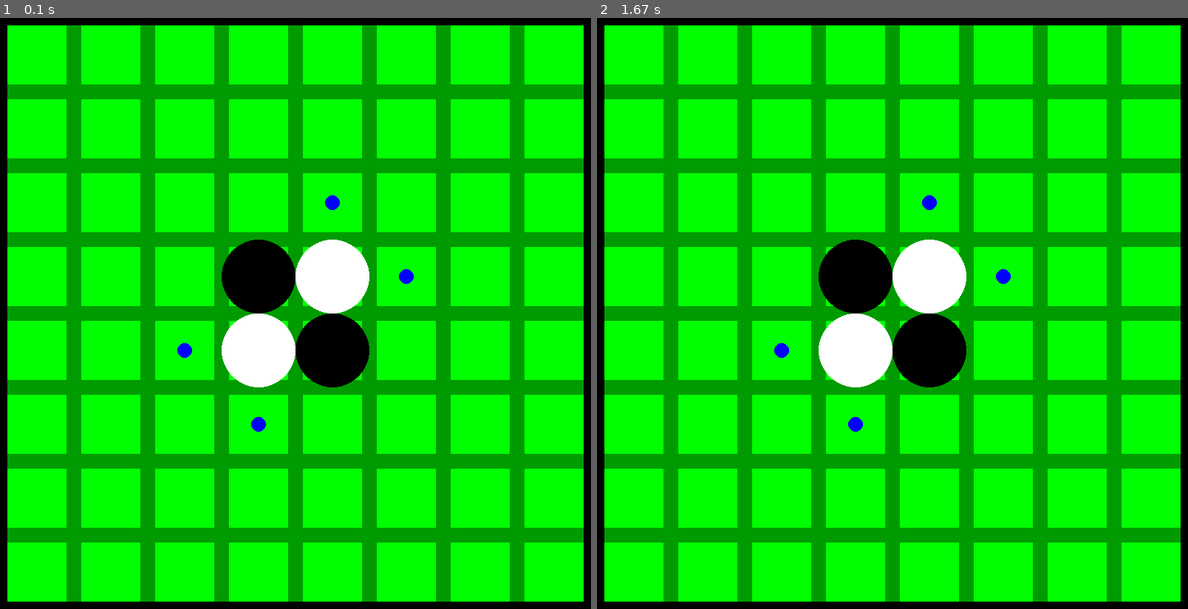
Above: before the commit, frames 1-2 (left to right).
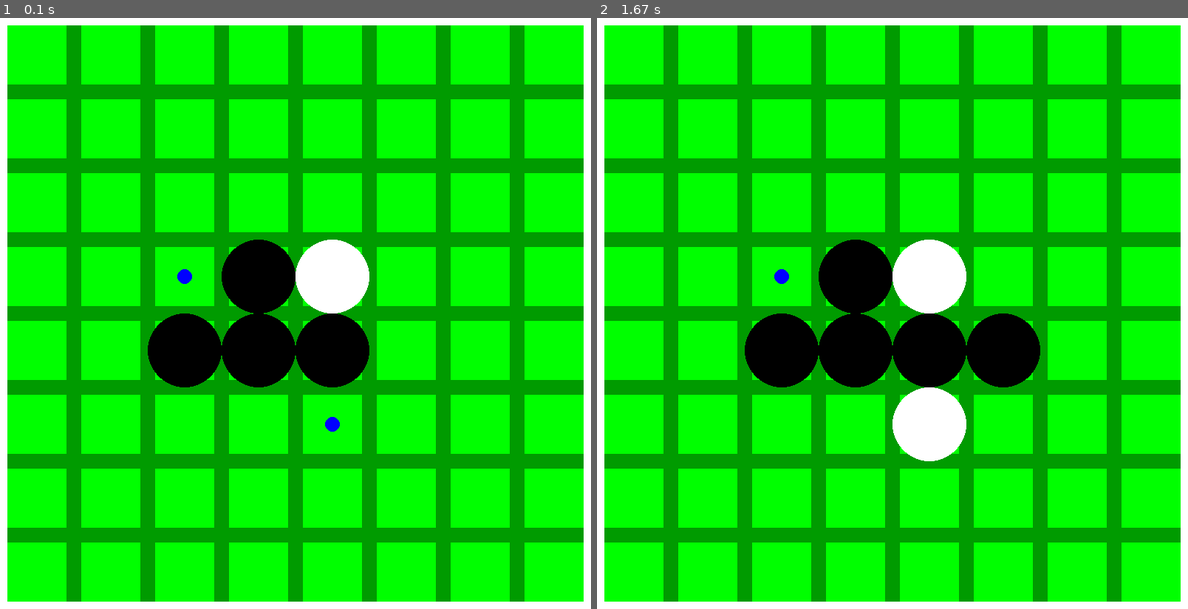
Above: after the commit, the same moments.

Repository: sillypantscoder/random_python_stuff
Game: pygame game, started from reversi.py
Same seed, same stepped clock (60 frames per second), same inputs: the game is played once before the commit and once after it.
Inputs (mouse positions are in pixels of both pictures, inside the frame that each line leads up to):
- Up to frame 1 (0.1 s): no input
- Up to frame 2 (1.67 s): click (892, 313) at 0.38 s; click (951, 443) at 0.72 s

The runs differ from the first frame. In frame 1, 7.6% of the frame differs, in the area x 0-100%, y 0-100%; in frame 2, 10%.

Commit message:
Added multi-Reversi script

Diff:
--- /dev/null
+++ b/multi_reversi.py
@@ -0,0 +1,186 @@
+import subprocess
+import sys
+
+winners = {
+	"BLACK": 0,
+	"WHITE": 0,
+	"TIE": 0
+}
+
+def game():
+	import random
+	import os
+
+	# Board status constants
+	EMPTY = 0
+	BLACKTILE = 1
+	WHITETILE = 2
+
+	# Set up the board
+	boardsize = 8
+	class Board:
+		def __init__(self, copy: "Board | None" = None):
+			if copy != None:
+				self.board = [[copy.board[i][j] for j in range(boardsize)] for i in range(boardsize)]
+			else:
+				self.board = [[EMPTY for x in range(boardsize)] for y in range(boardsize)]
+				# Make 4 initial moves
+				self.board[boardsize//2 - 1][boardsize//2 - 1] = BLACKTILE
+				self.board[boardsize//2 - 1][boardsize//2] = WHITETILE
+				self.board[boardsize//2][boardsize//2 - 1] = WHITETILE
+				self.board[boardsize//2][boardsize//2] = BLACKTILE
+		def makeMove(self, selfTile, x: int, y: int):
+			enemyTile = BLACKTILE if selfTile == WHITETILE else WHITETILE
+			self.board[x][y] = selfTile
+			# Check for captures
+			for offset in [[0, -1], [0, 1], [-1, 0], [1, 0]]:
+				currentPos = [x + offset[0], y + offset[1]]
+				found = 1
+				while True:
+					# Check if currentPos is outside board
+					if currentPos[0] < 0 or currentPos[0] >= boardsize or currentPos[1] < 0 or currentPos[1] >= boardsize:
+						break
+					if self.board[currentPos[0]][currentPos[1]] == enemyTile:
+						if found == -1:
+							self.board[currentPos[0]][currentPos[1]] = selfTile
+						currentPos[0] += offset[0] * found
+						currentPos[1] += offset[1] * found
+					elif self.board[currentPos[0]][currentPos[1]] == selfTile:
+						# Capture all tiles inbetween
+						found *= -1
+						currentPos[0] += offset[0] * found
+						currentPos[1] += offset[1] * found
+					elif self.board[currentPos[0]][currentPos[1]] == EMPTY:
+						break
+					# Check if currentPos is original position
+					if currentPos[0] == x and currentPos[1] == y:
+						break
+		def isValidMove(self, selfTile, x: int, y: int):
+			# Make sure tile is empty
+			if self.board[x][y] != EMPTY:
+				return False
+			# Copy the board, make the move, and check if the move is valid
+			boardCopy = Board(self)
+			boardCopy.makeMove(selfTile, x, y)
+			boardCopy[x][y] = self[x][y]
+			return boardCopy != self
+		def getValidMoves(self, selfTile):
+			moves = []
+			for x in range(boardsize):
+				for y in range(boardsize):
+					if self.isValidMove(selfTile, x, y):
+						moves.append([x, y])
+			return moves
+		def getScore(self, selfTile):
+			score = 0
+			for x in range(boardsize):
+				for y in range(boardsize):
+					if self.board[x][y] == selfTile:
+						score += 1
+			return score
+		def __getitem__(self, key: int):
+			return self.board[key]
+		def __eq__(self, other):
+			if other == None: return False
+			return self.board == other.board
+	BOARD = Board()
+	turn = BLACKTILE
+
+	# Set up the AIs and players
+	def AIGetMove_Random(board: Board, selfTile: int):
+		# Get a random move
+		validMoves = board.getValidMoves(selfTile)
+		return random.choice(validMoves)
+	def AIGetMove_Best(board: Board, selfTile: int):
+		# Get the best move
+		validMoves = board.getValidMoves(selfTile)
+		bestMove = validMoves[0]
+		bestScore = -1
+		for move in validMoves:
+			boardCopy = Board(board)
+			boardCopy.makeMove(selfTile, move[0], move[1])
+			boardCopy[move[0]][move[1]] = selfTile
+			score = boardCopy.getScore(selfTile)
+			if score > bestScore:
+				bestScore = score
+				bestMove = move
+		return bestMove
+	def AIGetMove_Corners(board: Board, selfTile: int):
+		# Get the move closest to the corners
+		validMoves = board.getValidMoves(selfTile)
+		bestMove = validMoves[0]
+		bestScore = -1
+		for move in validMoves:
+			dist = abs(move[0] - boardsize//2) + abs(move[1] - boardsize//2)
+			score = dist
+			if score > bestScore:
+				bestScore = score
+				bestMove = move
+		return bestMove
+	def AIGetMove_Worst(board: Board, selfTile: int):
+		# Get the worst move
+		validMoves = board.getValidMoves(selfTile)
+		validMoves = board.getValidMoves(selfTile)
+		bestMove = validMoves[0]
+		worstScore = boardsize ** 2
+		for move in validMoves:
+			boardCopy = Board(board)
+			boardCopy.makeMove(selfTile, move[0], move[1])
+			boardCopy[move[0]][move[1]] = selfTile
+			score = boardCopy.getScore(selfTile)
+			if score < worstScore:
+				worstScore = score
+				bestMove = move
+		return bestMove
+	def AIGetMove_Centers(board: Board, selfTile: int):
+		# Get the move closest to the center
+		validMoves = board.getValidMoves(selfTile)
+		bestMove = validMoves[0]
+		bestScore = boardsize ** 2
+		for move in validMoves:
+			dist = abs(move[0] - boardsize//2) + abs(move[1] - boardsize//2)
+			score = dist
+			if score < bestScore:
+				bestScore = score
+				bestMove = move
+		return bestMove
+
+	playerBlackAI = AIGetMove_Worst
+	playerWhiteAI = AIGetMove_Centers
+
+	# Main loop
+	running = True
+	while running:
+		# Handle AI
+		if len(BOARD.getValidMoves(turn)) == 0:
+			turn = BLACKTILE if turn == WHITETILE else WHITETILE
+			running = False
+			if BOARD.getScore(BLACKTILE) > BOARD.getScore(WHITETILE):
+				winners["BLACK"] += 1
+			elif BOARD.getScore(BLACKTILE) < BOARD.getScore(WHITETILE):
+				winners["WHITE"] += 1
+			else:
+				winners["TIE"] += 1
+		else:
+			if turn == BLACKTILE:
+				if playerBlackAI != None:
+					x, y = playerBlackAI(BOARD, BLACKTILE)
+					BOARD.makeMove(BLACKTILE, x, y)
+					turn = WHITETILE
+			elif turn == WHITETILE:
+				if playerWhiteAI != None:
+					x, y = playerWhiteAI(BOARD, WHITETILE)
+					BOARD.makeMove(WHITETILE, x, y)
+					turn = BLACKTILE
+
+numGames = 501
+for i in range(numGames):
+	game()
+	# Print progress
+	print(u"\r\u001b[2K" + f"Progress: {i}/{numGames} ({round((i / numGames) * 100)}%)", end="")
+	sys.stdout.flush()
+
+print(u"\r\u001b[2K" + f"Done! Results:")
+for k, v in winners.items():
+	print(f"{k}: {v}")
+print(f"Winner: {max(winners, key=winners.get)}")
--- a/reversi.py
+++ b/reversi.py
@@ -1,5 +1,6 @@
 import pygame
 import random
+import os
 
 # Board status constants
 EMPTY = 0
@@ -84,7 +85,12 @@
 BLUE = (0, 0, 255)
 
 scale = 100
-screen = pygame.display.set_mode((boardsize * scale, boardsize * scale))
+if "DISABLEGRAPHICS" in os.environ and os.environ["DISABLEGRAPHICS"] == "True":
+	DISABLEGRAPHICS = True
+	screen = pygame.Surface((boardsize * scale, boardsize * scale))
+else:
+	DISABLEGRAPHICS = False
+	screen = pygame.display.set_mode((boardsize * scale, boardsize * scale))
 
 # Set up the AIs and players
 def AIGetMove_Random(board: Board, selfTile: int):
@@ -117,27 +123,55 @@
 			bestScore = score
 			bestMove = move
 	return bestMove
-
-playerBlackAI = None
-playerWhiteAI = AIGetMove_Best
+def AIGetMove_Worst(board: Board, selfTile: int):
+	# Get the worst move
+	validMoves = board.getValidMoves(selfTile)
+	validMoves = board.getValidMoves(selfTile)
+	bestMove = validMoves[0]
+	bestScore = boardsize ** 2
+	for move in validMoves:
+		boardCopy = Board(board)
+		boardCopy.makeMove(selfTile, move[0], move[1])
+		boardCopy[move[0]][move[1]] = selfTile
+		score = boardCopy.getScore(selfTile)
+		if score < bestScore:
+			bestScore = score
+			bestMove = move
+	return bestMove
+def AIGetMove_Centers(board: Board, selfTile: int):
+	# Get the move closest to the center
+	validMoves = board.getValidMoves(selfTile)
+	bestMove = validMoves[0]
+	bestScore = boardsize ** 2
+	for move in validMoves:
+		dist = abs(move[0] - boardsize//2) + abs(move[1] - boardsize//2)
+		score = dist
+		if score < bestScore:
+			bestScore = score
+			bestMove = move
+	return bestMove
+
+playerBlackAI = AIGetMove_Centers
+playerWhiteAI = None
 
 # Main loop
 running = True
 c = pygame.time.Clock()
 while running:
 	# Check for events
-	for event in pygame.event.get():
-		if event.type == pygame.QUIT:
-			running = False
-		elif event.type == pygame.MOUSEBUTTONDOWN:
-			# Get the position of the mouse click
-			x, y = pygame.mouse.get_pos()
-			x //= scale
-			y //= scale
-			# Move
-			if BOARD.isValidMove(turn, x, y):
-				BOARD.makeMove(turn, x, y)
-				turn = BLACKTILE if turn == WHITETILE else WHITETILE
+	if not DISABLEGRAPHICS:
+		for event in pygame.event.get():
+			if event.type == pygame.QUIT:
+				running = False
+			elif event.type == pygame.MOUSEBUTTONDOWN:
+				# Get the position of the mouse click
+				x, y = pygame.mouse.get_pos()
+				x //= scale
+				y //= scale
+				# Move
+				if BOARD.isValidMove(turn, x, y):
+					BOARD.makeMove(turn, x, y)
+					turn = BLACKTILE if turn == WHITETILE else WHITETILE
 	# Draw the board
 	screen.fill(GREEN)
 	for x in range(boardsize):
@@ -155,6 +189,16 @@
 	# Handle AI
 	if len(BOARD.getValidMoves(turn)) == 0:
 		turn = BLACKTILE if turn == WHITETILE else WHITETILE
+		if "AUTOSTOP" in os.environ and os.environ["AUTOSTOP"] == "True":
+			running = False
+			print("BLACK", BOARD.getScore(BLACKTILE))
+			print("WHITE", BOARD.getScore(WHITETILE))
+			if BOARD.getScore(BLACKTILE) > BOARD.getScore(WHITETILE):
+				print("WINNER: BLACK")
+			elif BOARD.getScore(BLACKTILE) < BOARD.getScore(WHITETILE):
+				print("WINNER: WHITE")
+			else:
+				print("WINNER: TIE")
 	else:
 		if turn == BLACKTILE:
 			if playerBlackAI != None:
@@ -167,5 +211,8 @@
 				BOARD.makeMove(WHITETILE, x, y)
 				turn = BLACKTILE
 	# Flip the screen
-	c.tick(60)
-	pygame.display.flip()
+	if "DISABLEGRAPHICS" in os.environ and os.environ["DISABLEGRAPHICS"] == "True":
+		pass
+	else:
+		c.tick(60)
+		pygame.display.flip()
